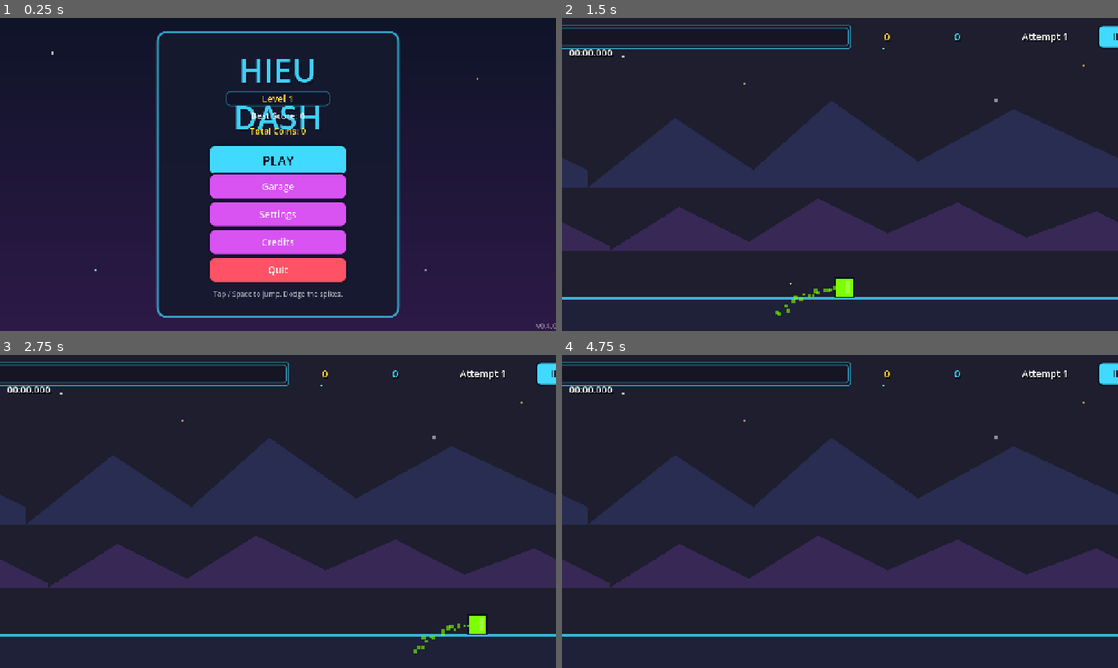
Above: before the commit, frames 1-4 (two rows, left to right).
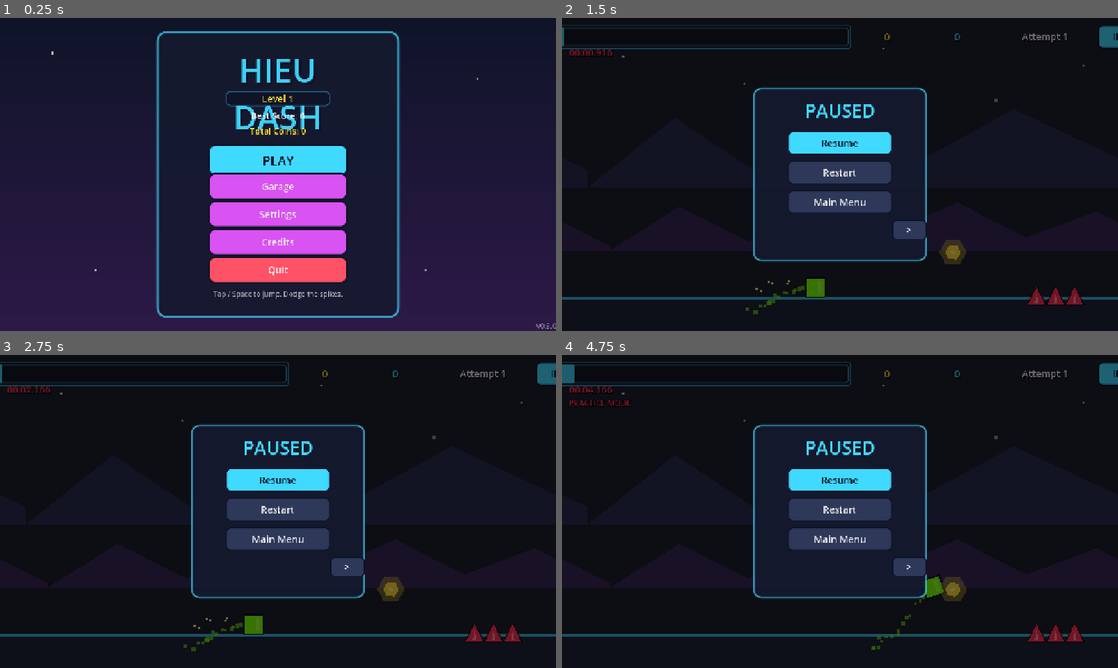
Above: after the commit, the same moments.

Repository: mhieuhonda/HieuDash
Game: Godot game, scene res://scenes/MainMenu.tscn
Same seed, same stepped clock (60 frames per second), same inputs: the game is played once before the commit and once after it. Sound files missing from this copy of the repository are replaced by a short silence.
Inputs (mouse positions are in pixels of both pictures, inside the frame that each line leads up to):
- Up to frame 1 (0.25 s): no input
- Up to frame 2 (1.5 s): click "PLAY" at 0.5 s; click "II" at 1.25 s
- Up to frame 3 (2.75 s): click "II" at 2 s
- Up to frame 4 (4.75 s): click "II" at 2.75 s; move the mouse to (962, 495) at 3.52 s; hold P (practice_toggle) 3.53-4.28 s; click (962, 495) at 3.67 s; tap Space (jump) at 3.77, 4.52 s; move the mouse to (728, 527) at 4.27 s; tap P (practice_toggle) at 4.35 s; click (728, 527) at 4.42 s

The runs differ from the first frame. In frame 1, less than 0.1% of the frame differs, in the area x 98-99%, y 97-100%; in frame 2, 88%; in frame 3, 88%; in frame 4, 88%, in the area x 0-100%, y 0-100%.
Error before the commit: Parse Error: Cannot infer the type of "p" variable because the value doesn't have a set type. (res://scripts/Game.gd:180)

Commit message:
v0.5.0: Fix APK branding, signing, and Godot 4.7 compatibility
Critical fixes (root-cause):
- APK showing 'godot-project-name-vi' instead of 'Hieu Dash':
  Root cause: Godot 4.7 gradle export only replaces the app-name placeholder
  in the default res/values/ directory; localized res/values-vi/ etc. retain
  the literal placeholder. Fix: CI now uses
  'godot --headless --install-android-build-template --export-release'
  which triggers full string-resource generation for ALL 75+ locales.

- APK showing Godot logo instead of game logo:
  Same root cause. Without --install-android-build-template, the launcher-icon
  processing step was never reached. Now Godot correctly converts
  assets/icons/icon_192.png + adaptive_foreground/background to mipmap icons.

- APK reports 'package seems corrupted':
  Root cause: CI generated a fresh keystore on every build via keytool, so
  each APK was signed with a different cert. Google Play Protect flags this
  as suspicious. Fix: stable release keystore committed to repo at
  keystore/hieudash.keystore (password: hieudash_release_2026, validity 10000d).
  All builds now sign with the SAME certificate (SHA-256: 68225191...).

- CI no longer swallows export errors: removed || true; added set -e
  and apksigner verify step to catch unsigned/corrupted APKs.

Godot 4.7 compatibility:
- project.godot: vram_compression/import_etc2_astc was under [rendering]
  but Godot 4.7 expects rendering/textures/vram_compression/import_etc2_astc.
  Moved to correct path (fixes 'ETC2/ASTC required for Android export').
- Game.gd:180: 'var p := clamp(...)' failed type inference. Changed to
  'var p: float = clamp(...)' with explicit type.

Version bump:
- project.godot: config/version='0.5.0'
- export_presets.cfg: version/code=5, version/name='0.5.0'
- CI default tag: v0.5.0

Diff:
--- a/project.godot
+++ b/project.godot
@@ -15,7 +15,7 @@
 run/main_scene="res://scenes/MainMenu.tscn"
 config/features=PackedStringArray("4.7", "Mobile")
 config/icon="res://assets/icons/icon.png"
-config/version="0.4.0"
+config/version="0.5.0"
 config/copyright="Copyright (c) 2026 Hieu Dash Project"
 
 [autoload]
@@ -62,7 +62,7 @@
 renderer/rendering_method.mobile="gl_compatibility"
 textures/canvas_textures/default_texture_filter=0
 environment/defaults/default_clear_color=Color(0.117, 0.117, 0.18, 1)
-vram_compression/import_etc2_astc=true
+textures/vram_compression/import_etc2_astc=true
 
 [input_devices]
 
--- a/scripts/Game.gd
+++ b/scripts/Game.gd
@@ -177,7 +177,7 @@
         if is_paused or is_finished or player.is_dead:
                 return
         # Cap nhat progress
-        var p := clamp(player.global_position.x / level_end_x, 0.0, 1.0) * 100.0
+        var p: float = clamp(player.global_position.x / level_end_x, 0.0, 1.0) * 100.0
         progress_bar.value = p
         # Win fallback: neu vuot qua cuoi level ma chua hit goal.
         if player.global_position.x >= level_end_x and not is_finished:
Not shown, changed: export_presets.cfg
Not shown, changed: .github/workflows/release.yml
Not shown, changed: .gitignore
Not shown, changed: CHANGELOG.md
Not shown, changed: README.md
Not shown, added: keystore/hieudash.keystore
Not shown, added: scripts/fix_android_app_name.py
